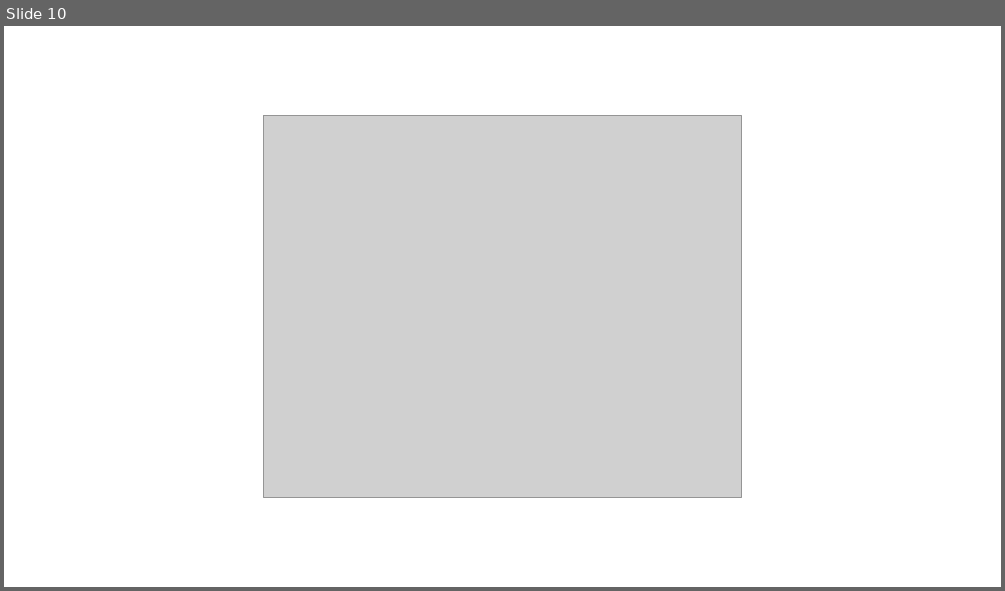
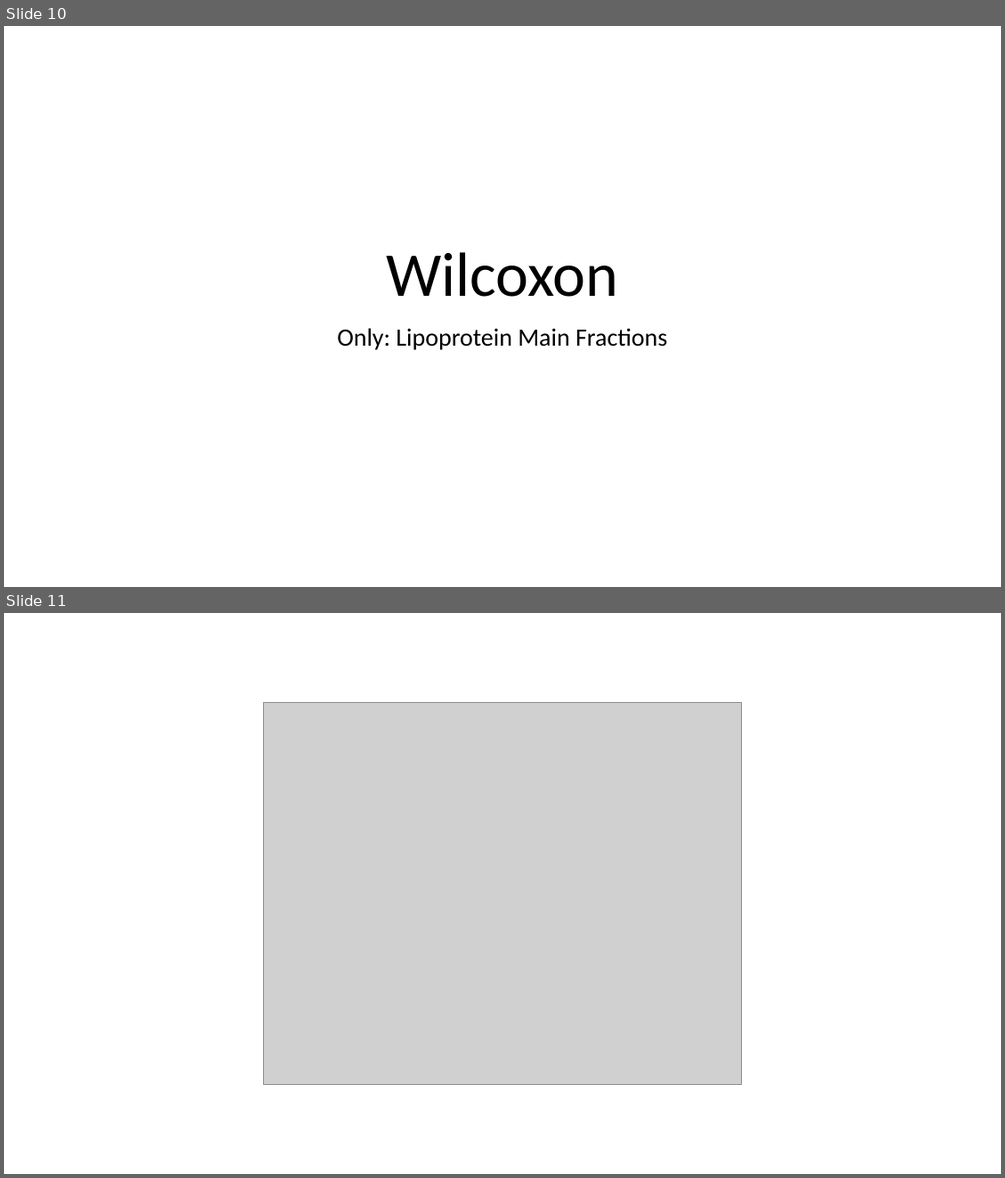
Before and after one commit to Yasmijnb/Git_Research-Practice, a slide deck: Results.pptx. Shown one above the other, each under a label of ours: slide 10 before the commit, slides 10 and 11 after it. The pictures are 1005x591 and 1005x1178 pixels, drawn with LibreOffice and Linux fonts; fonts in the diff are those of the drawing; grey boxes stand for pictures. Boxes give left, top, right and bottom in pixels: in the first picture for what was removed or moved away, otherwise in the second. Text is boxed around its words. In the diff, an @@ line names an element or a change of style, - is before the commit and + after.

Commit message:
PCA with only lipoprotein main fractions

```diff
--- a/Results.pptx
+++ b/Results.pptx
@@ slide 10 added at <box>4,26,1001,587</box>, background #FFFFFF @@
@@ title added at <box>386,252,618,297</box>, 60 pt, text #000000 @@
+Wilcoxon
@@ subtitle added at <box>337,328,667,350</box>, 24 pt, text #000000 @@
+Only: Lipoprotein Main Fractions
@@ what was slide 10 is now slide 11 @@
```
Also in this commit, not shown: 3 slides changed, 3 other slides added, 1 slide removed.
